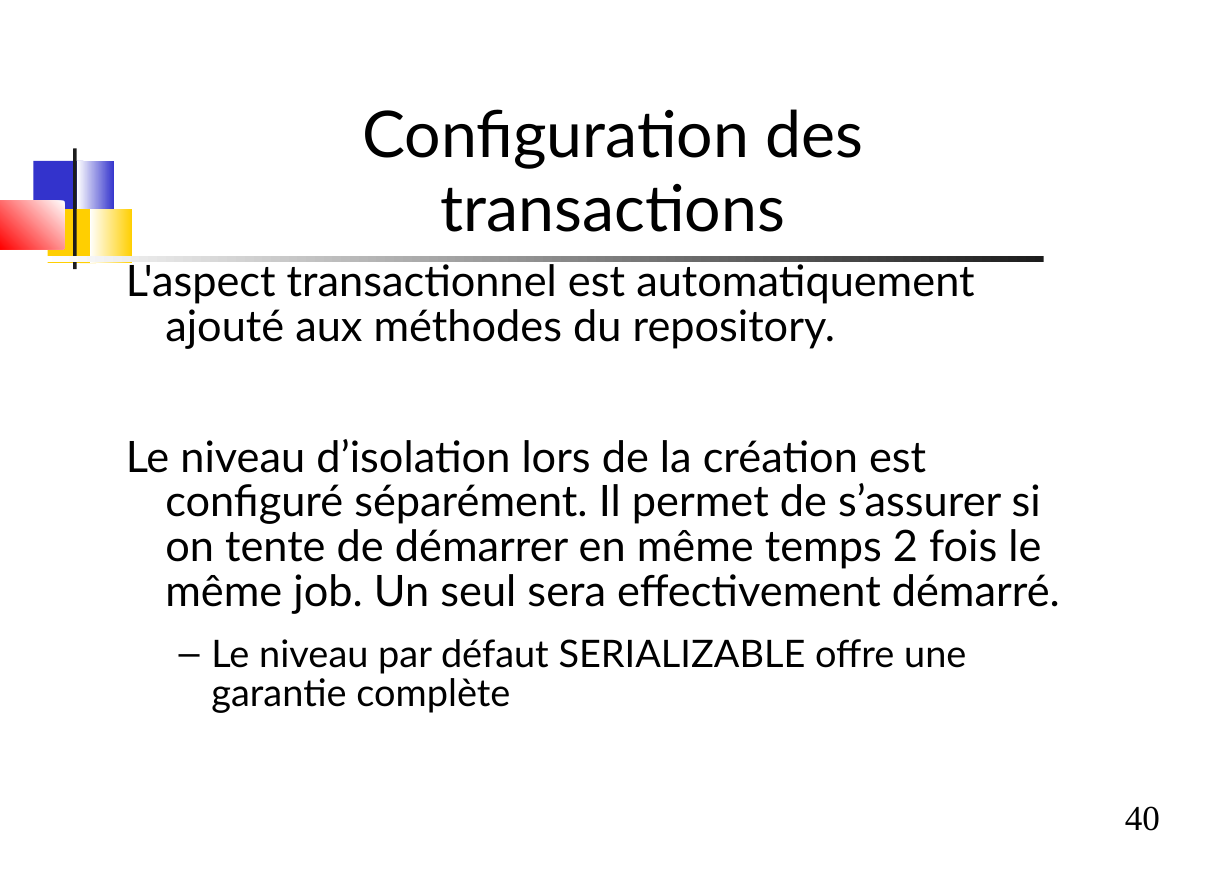
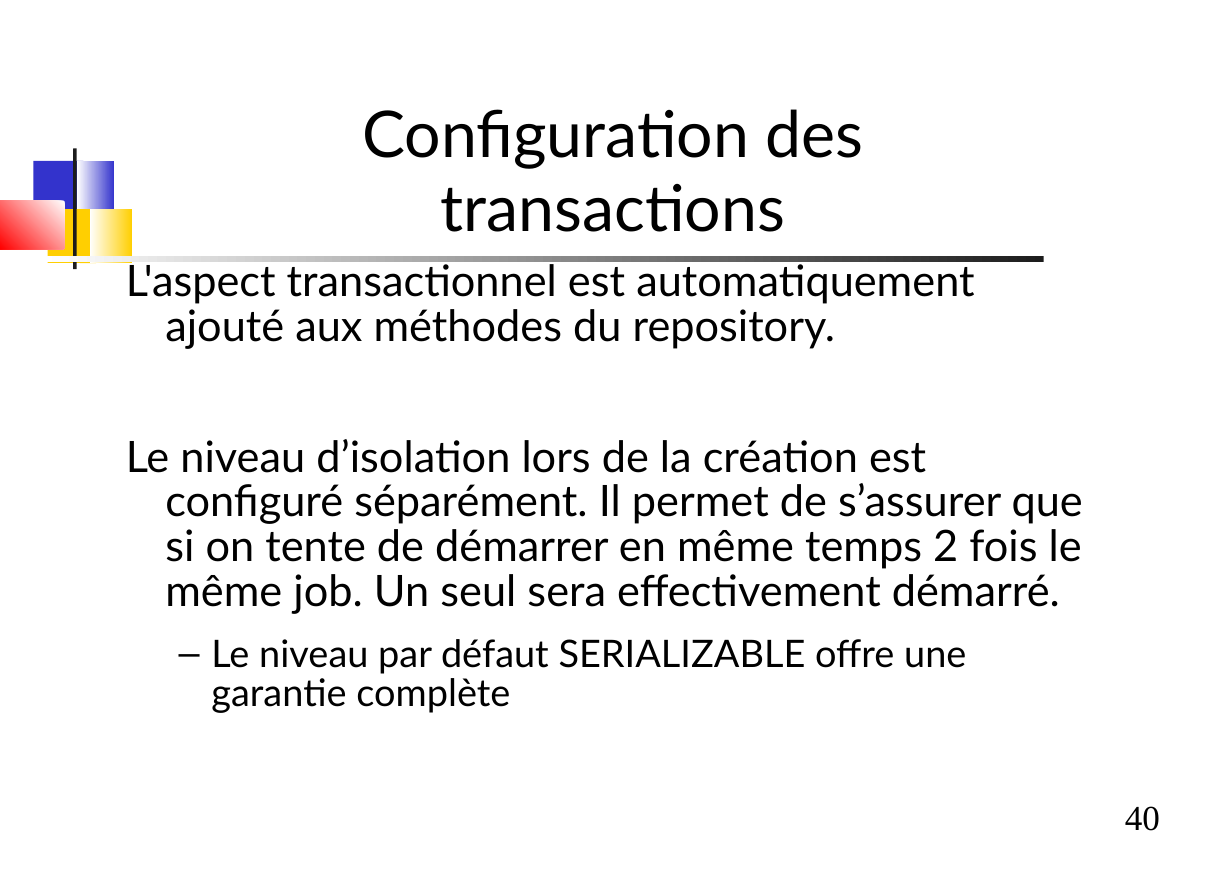
Before and after one commit to dthibau/springbatch, a slide deck: slide 40 of SpringBatch.odp. Drawn at 1232x871 pixels with LibreOffice and Linux fonts; fonts in the diff are those of the drawing. Boxes give left, top, right and bottom in pixels: in the first picture for what was removed or moved away, otherwise in the second. Text is boxed around its words. In the diff, an @@ line names an element or a change of style, - is before the commit and + after.

```diff
--- a/SpringBatch.odp
+++ b/SpringBatch.odp
@@ text at [126,439,1083,614]: text changed @@
-Le niveau d’isolation lors de la création est configuré séparément. Il permet de s’assurer si on tente de démarrer en même temps 2 fois le même job. Un seul sera effectivement démarré.
+Le niveau d’isolation lors de la création est configuré séparément. Il permet de s’assurer que si on tente de démarrer en même temps 2 fois le même job. Un seul sera effectivement démarré.
```
Also in this commit, not shown: 7 other slides changed, 3 slides removed, 2 other files.
